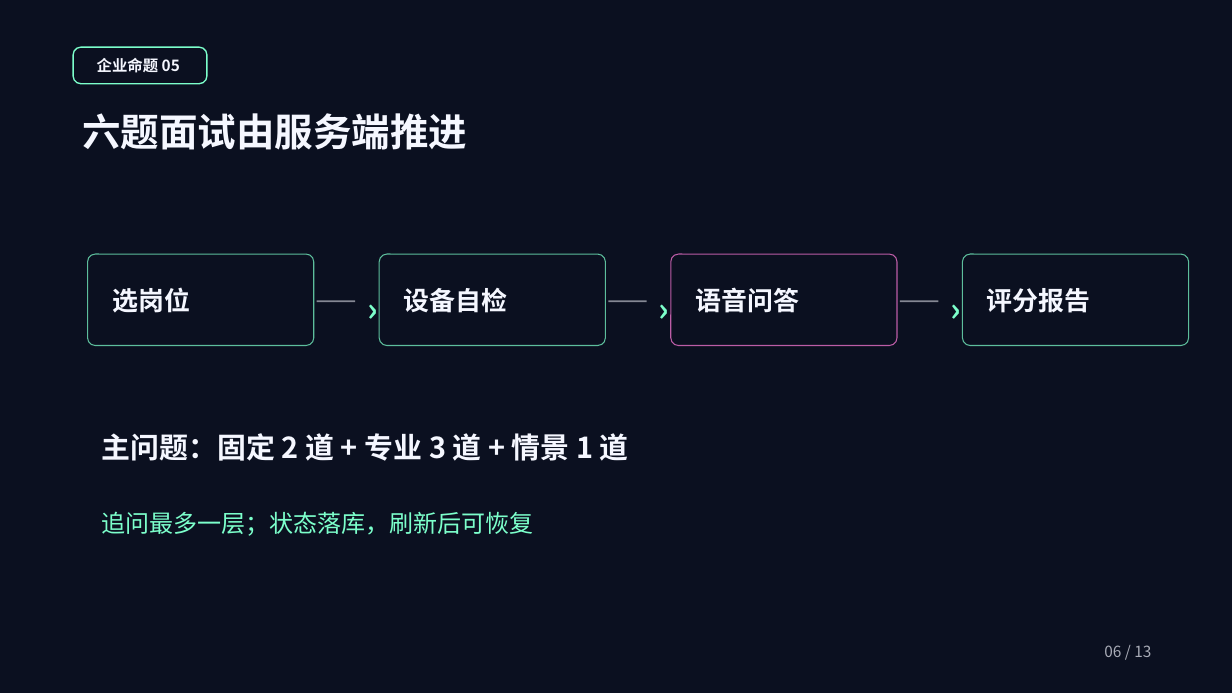
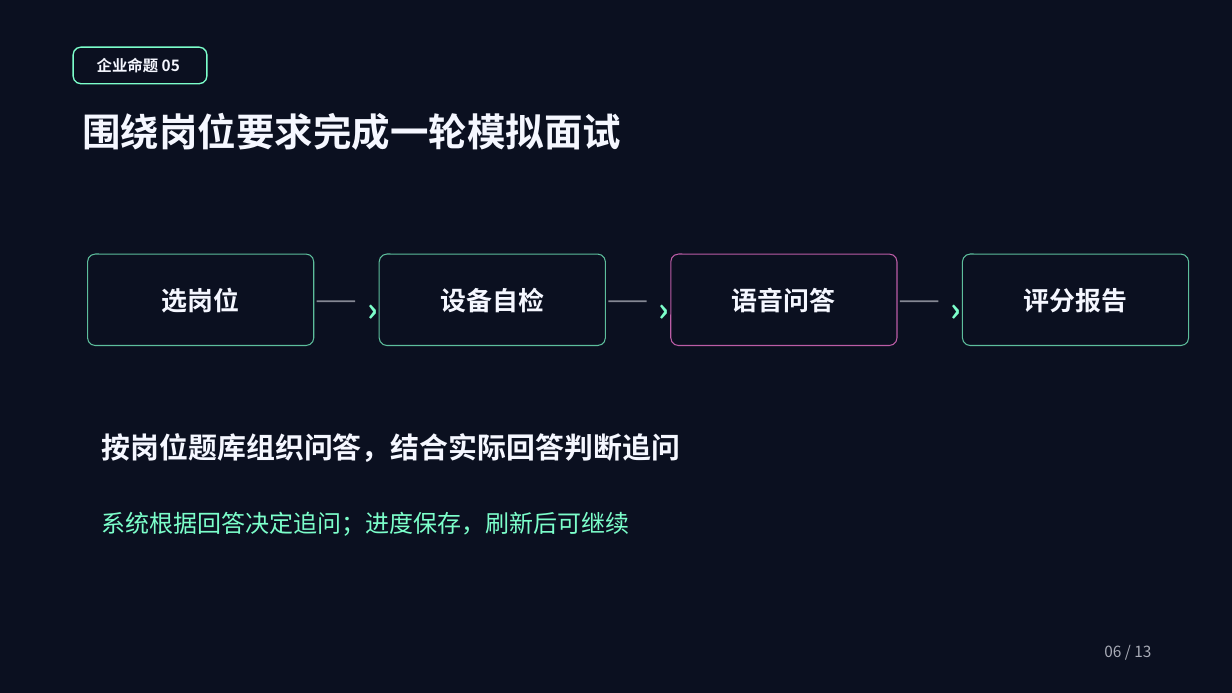
Before and after one commit to a1610064859-beep/ai_interview_hub, a slide deck: slide 6 of deliverables/项目验收汇报_极光版.pptx. Drawn at 1232x693 pixels with LibreOffice and Linux fonts; fonts in the diff are those of the drawing; background and template pictures are left out. Boxes give left, top, right and bottom in pixels: in the first picture for what was removed or moved away, otherwise in the second. Text is boxed around its words. In the diff, an @@ line names an element or a change of style, - is before the commit and + after.

```diff
--- a/deliverables/项目验收汇报_极光版.pptx
+++ b/deliverables/项目验收汇报_极光版.pptx
@@ text at box(82, 113, 621, 150): text changed @@
-六题面试由服务端推进
+围绕岗位要求完成一轮模拟面试
@@ text "选岗位": place and size @@
-text "选岗位" at box(112, 287, 190, 313)
+text "选岗位" at box(162, 287, 240, 313)
@@ text "设备自检": place and size @@
-text "设备自检" at box(404, 288, 508, 313)
+text "设备自检" at box(440, 288, 544, 313)
@@ alignment left to centre; vertical alignment top to middle in 4 elements at box(440, 288, 544, 313), box(162, 287, 240, 313), box(1024, 288, 1128, 313), box(732, 287, 836, 313) @@
@@ text "语音问答": place and size @@
-text "语音问答" at box(695, 287, 799, 313)
+text "语音问答" at box(732, 287, 836, 313)
@@ text "评分报告": place and size @@
-text "评分报告" at box(987, 288, 1091, 313)
+text "评分报告" at box(1024, 288, 1128, 313)
@@ text at box(101, 433, 680, 462): text changed @@
-主问题：固定 2 道 + 专业 3 道 + 情景 1 道
+按岗位题库组织问答，结合实际回答判断追问
@@ text at box(101, 511, 629, 536): text changed @@
-追问最多一层；状态落库，刷新后可恢复
+系统根据回答决定追问；进度保存，刷新后可继续
```
Also in this commit, not shown: 9 other slides changed, 2 slides added, 2 slides removed, 1 other file.
